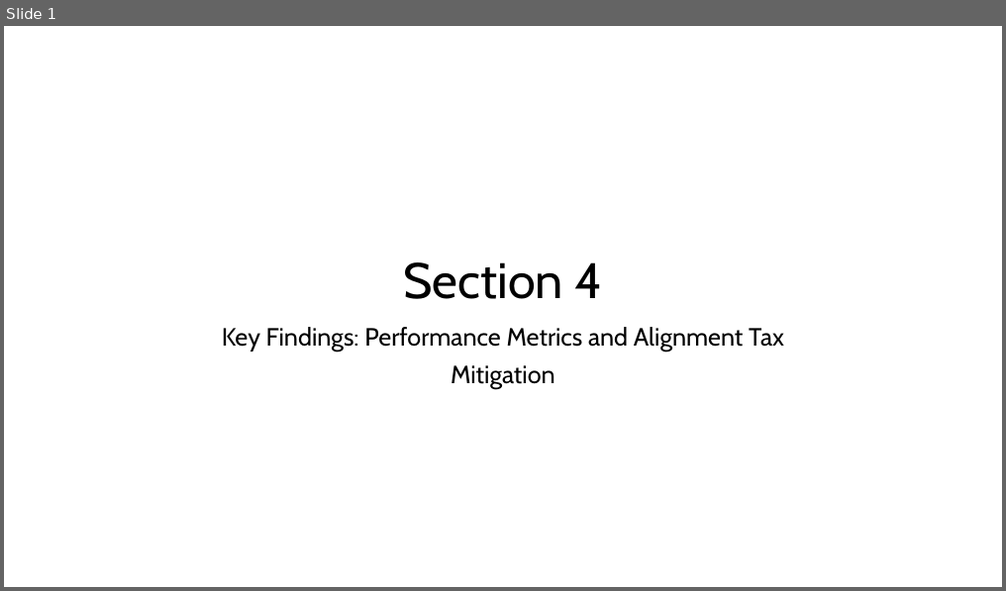
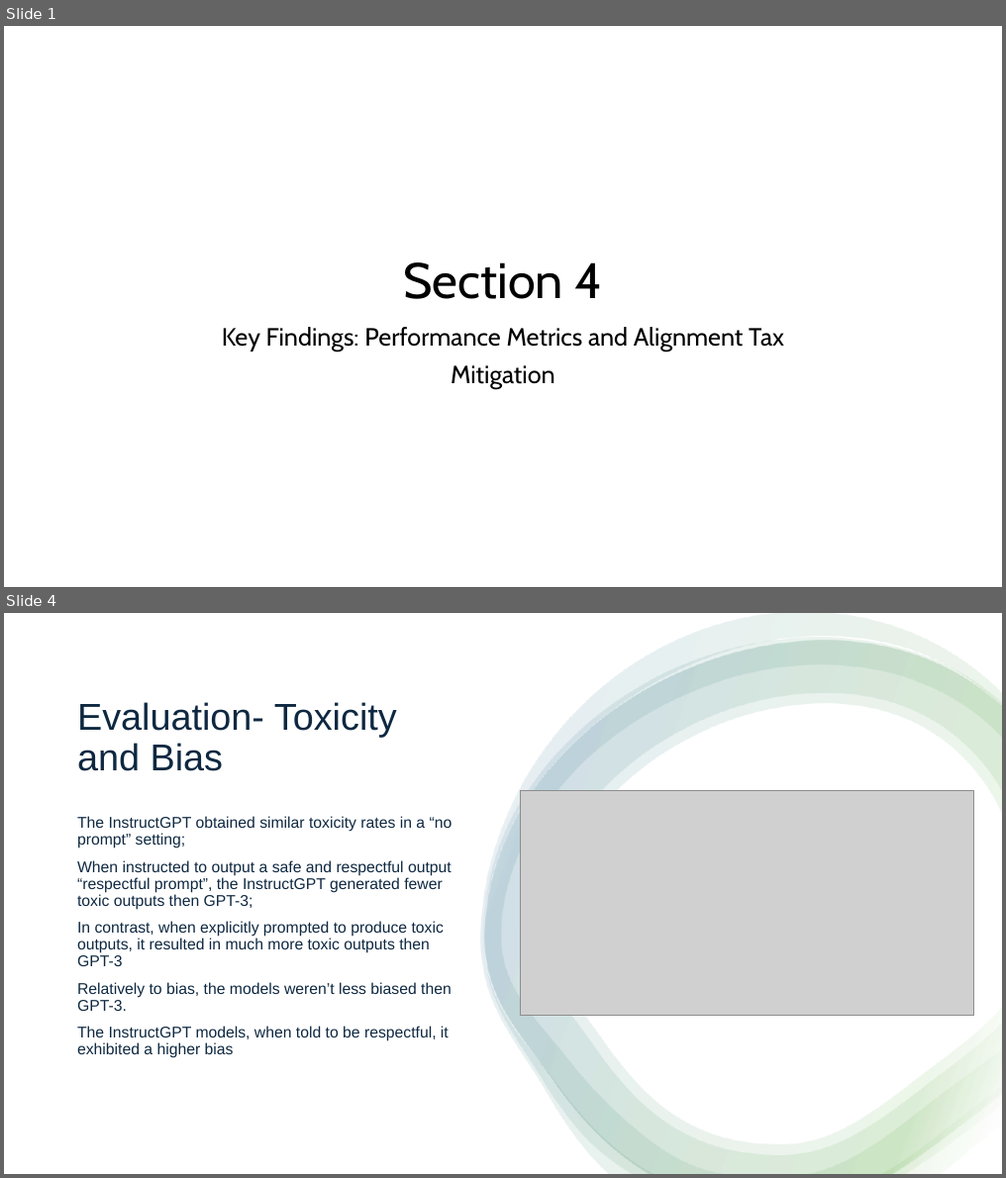
Before and after one commit to logus2k/genai_paper, a slide deck: section4/section4.pptx. Shown one above the other, each under a label of ours: slide 1 before the commit, slides 1 and 4 after it; the slides between them are not shown. The pictures are 1006x591 and 1006x1178 pixels, drawn with LibreOffice and Linux fonts; fonts in the diff are those of the drawing; grey boxes stand for pictures. Boxes give left, top, right and bottom in pixels: in the first picture for what was removed or moved away, otherwise in the second. Text is boxed around its words. In the diff, an @@ line names an element or a change of style, - is before the commit and + after.

```diff
--- a/section4/section4.pptx
+++ b/section4/section4.pptx
@@ slide 4 added at (4,613,1002,1174), background #FFFFFF @@
@@ rectangle added at (4,613,1002,1174), fill #FFFFFF @@
@@ group added at (480,613,1002,1174): 4 freeform shapes @@
@@ title added at (77,702,397,771), 36 pt, text #0E2841 @@
+Evaluation- Toxicity and Bias
@@ text added at (77,816,452,1059), 15 pt, text #0E2841 @@
+The InstructGPT obtained similar toxicity rates in a “no prompt” setting;
+When instructed to output a safe and respectful output “respectful prompt”, the InstructGPT generated fewer toxic outputs then GPT-3;
+In contrast, when explicitly prompted to produce toxic outputs, it resulted in much more toxic outputs then GPT-3
+Relatively to bias, the models weren’t less biased then GPT-3.
+The InstructGPT models, when told to be respectful, it exhibited a higher bias
@@ picture added at (521,791,974,1016) @@
```
Also in this commit, not shown: 3 other slides added, 1 slide removed, 1 other file.
